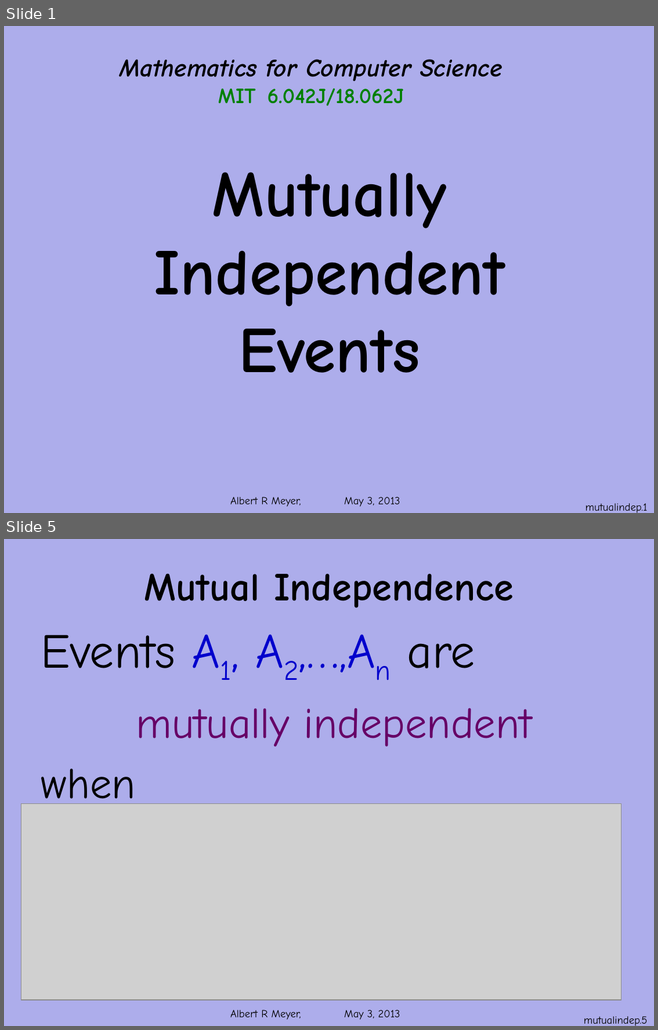
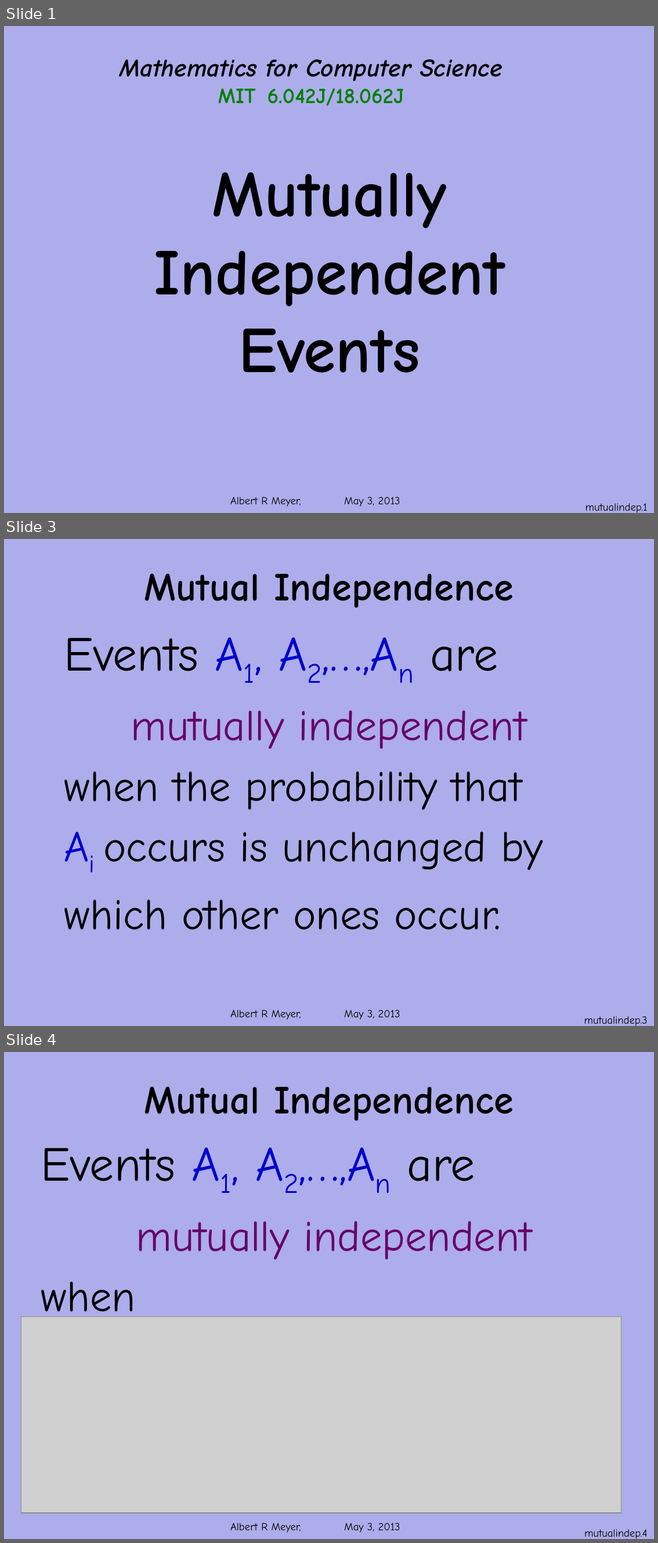
Before and after one commit to armeyer/mcs_web, a slide deck: spring13/slides13/prob-mutual-independence.pptx. Shown one above the other, each under a label of ours: slides 1 and 5 before the commit, slides 1, 3 and 4 after it; the slides between them are not shown. The pictures are 658x1030 and 658x1543 pixels, drawn with LibreOffice and Linux fonts; fonts in the diff are those of the drawing; grey boxes stand for pictures; background and template pictures are left out. Boxes give left, top, right and bottom in pixels: in the first picture for what was removed or moved away, otherwise in the second. Text is boxed around its words. In the diff, an @@ line names an element or a change of style, - is before the commit and + after.

Commit message:
edit probcond-monty prob-mutual-independence prob-bayes.pptx

```diff
--- a/spring13/slides13/prob-mutual-independence.pptx
+++ b/spring13/slides13/prob-mutual-independence.pptx
@@ slide 3 added at (4,539,654,1026), background #ADADEB; not listed: 1 template element that a slide beside it also shows @@
@@ title added at (144,574,513,608), 44 pt, text #000000, bold @@
+Mutual Independence
@@ text added at (64,638,543,930), 48 pt, text #000000 @@
+Events A1, A2,…,An are
+mutually independent
+when the probability that
+Ai occurs is unchanged by
+which other ones occur.
@@ page number added at (584,1016,647,1026), 12 pt, text #000000 @@
+mutualindep.3
@@ what was slide 5 is now slide 4 @@
@@ page number at (584,1529,647,1539): text changed @@
-mutualindep.5
+mutualindep.4
```
Also in this commit, not shown: 4 slides changed, 2 slides removed, 2 other files.
